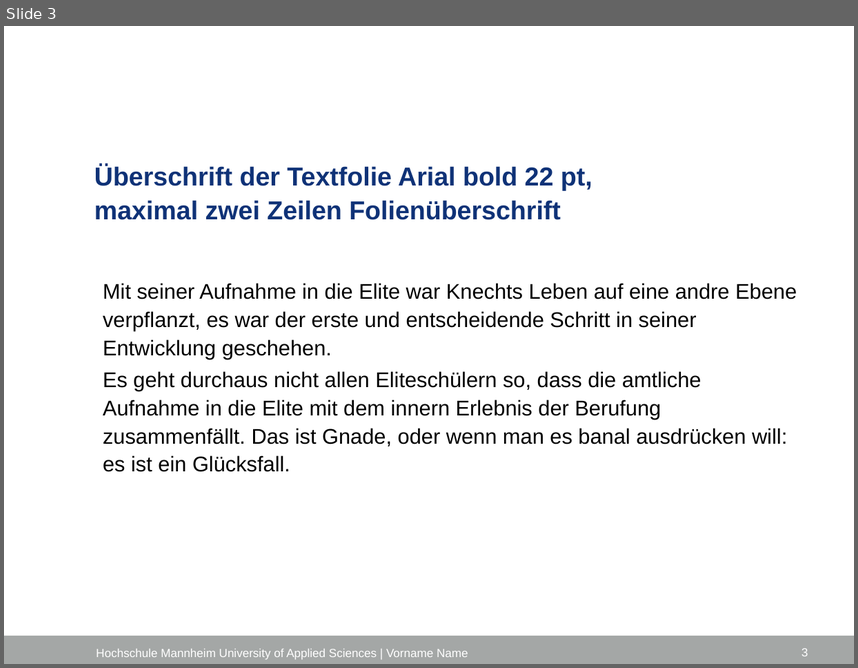
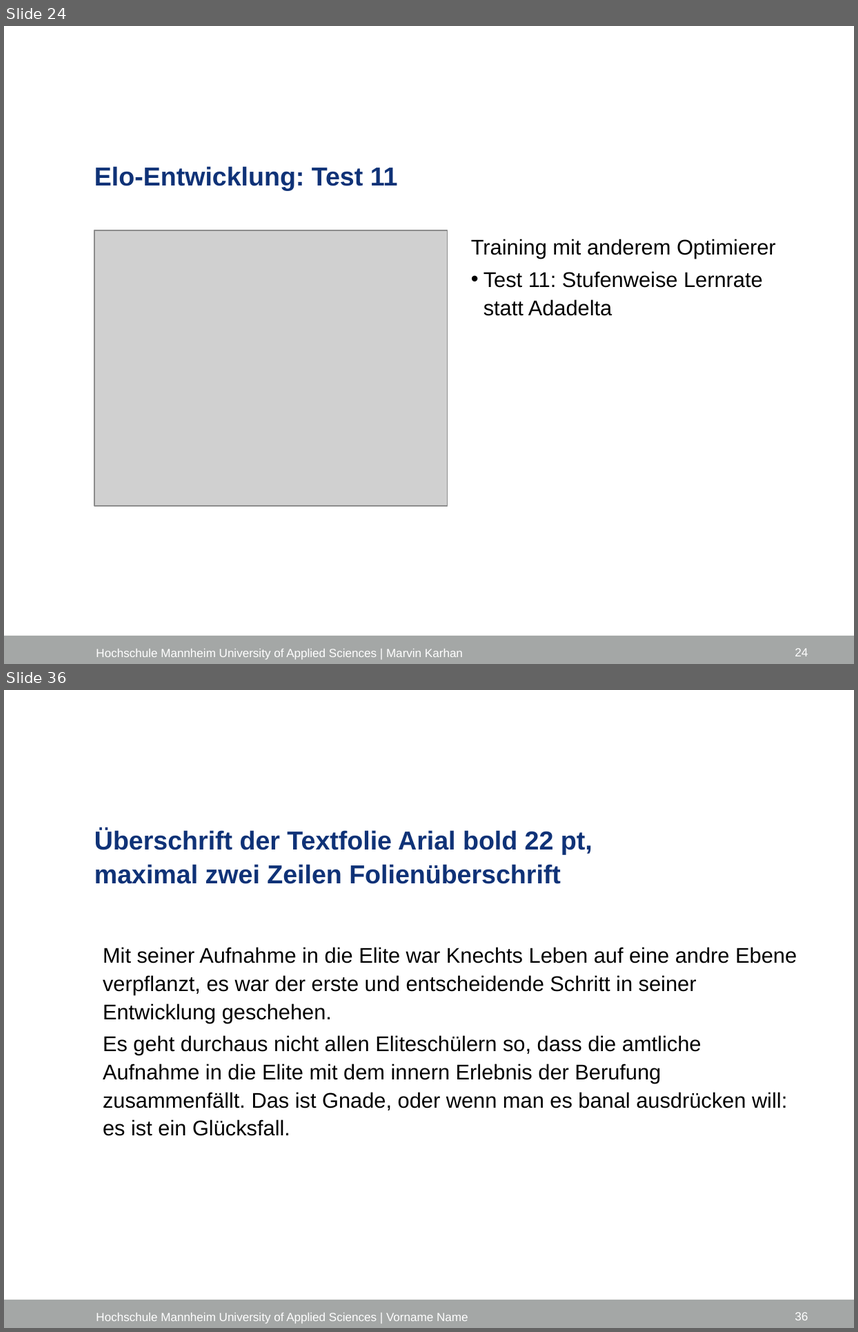
Before and after one commit to marvinkarhan/Bachelorarbeit, a slide deck: latex/Kolloquium/Kolloquium_Marvin_Karhan.pptx. Shown one above the other, each under a label of ours: slide 3 before the commit, slides 24 and 36 after it; the slides between them are not shown. The pictures are 858x668 and 858x1332 pixels, drawn with LibreOffice and Linux fonts; fonts in the diff are those of the drawing; grey boxes stand for pictures; background and template pictures are left out. Boxes give left, top, right and bottom in pixels: in the first picture for what was removed or moved away, otherwise in the second. Text is boxed around its words. In the diff, an @@ line names an element or a change of style, - is before the commit and + after.

```diff
--- a/latex/Kolloquium/Kolloquium_Marvin_Karhan.pptx
+++ b/latex/Kolloquium/Kolloquium_Marvin_Karhan.pptx
@@ slide 24 added at box(4, 26, 854, 664), background #FFFFFF; not listed: 1 template element that a slide beside it also shows @@
@@ title added at box(94, 166, 398, 190), 22 pt, text #0F3277, bold @@
+Elo-Entwicklung: Test 11
@@ picture added at box(94, 230, 447, 506) @@
@@ text added at box(471, 239, 776, 316), 18 pt, text #000000 @@
+  Training mit anderem Optimierer
+  • Test 11: Stufenweise Lernrate statt Adadelta
@@ text added at box(96, 648, 463, 659), 10 pt, text #FFFFFF @@
+Hochschule Mannheim University of Applied Sciences | Marvin Karhan
@@ page number added at box(795, 648, 808, 656), 10 pt, text #FFFFFF @@
+24
@@ what was slide 3 is now slide 36 @@
@@ page number at box(795, 1312, 808, 1320): text changed @@
-3
+36
```
Also in this commit, not shown: 2 slides changed, 31 other slides added, 16 other files.
